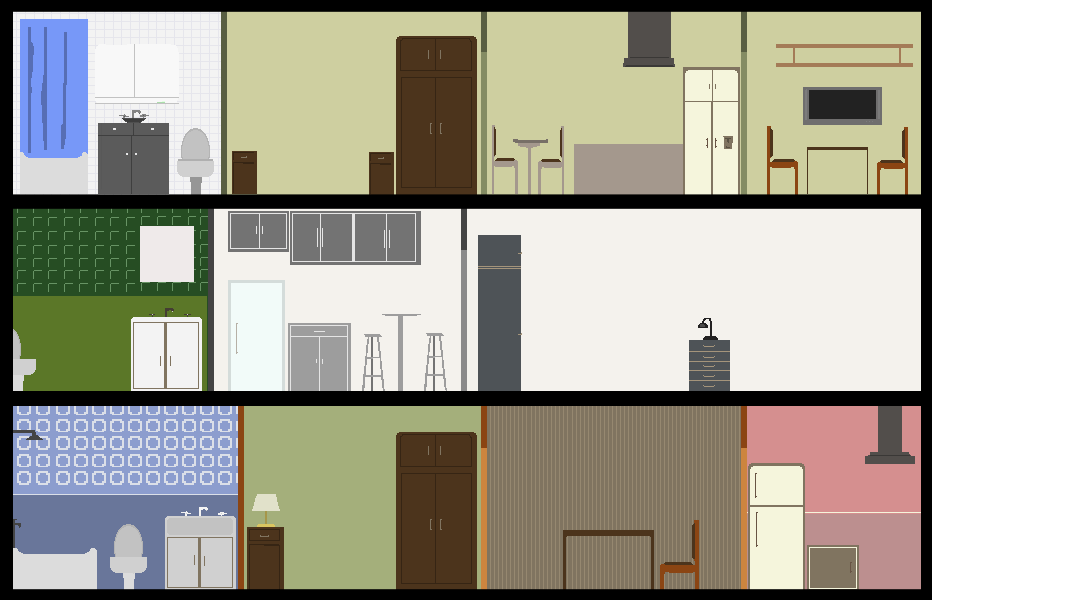
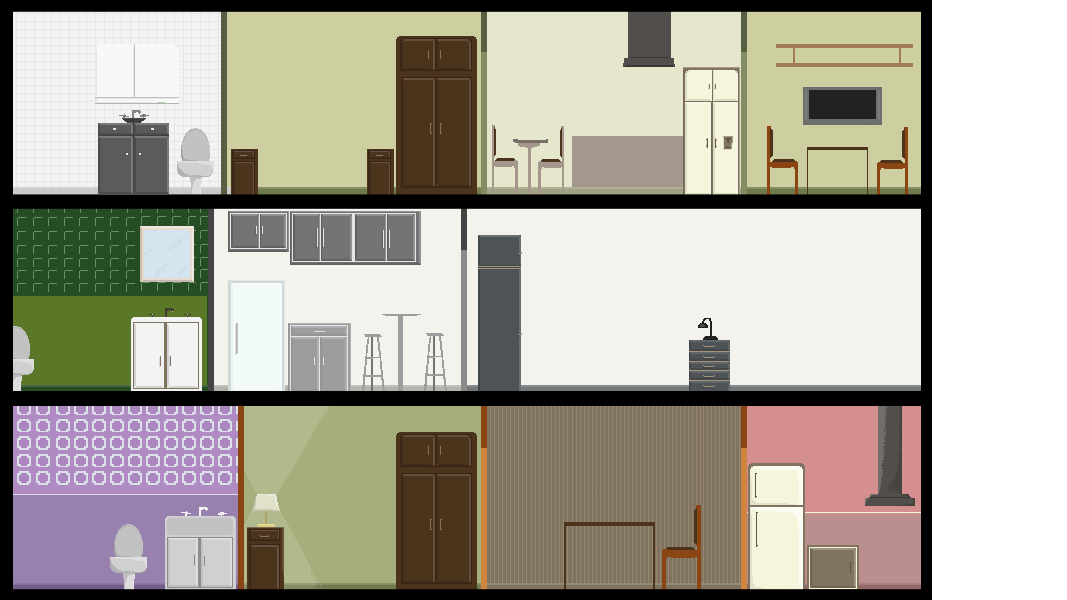
Revision of a layered (1067, 600) image; what changed, layer by layer:
renamed "Capa 10" to "Capa 24", painted on it over [left=13, top=11, right=921, bottom=195]
renamed "Capa 12" to "Capa 22", painted on it over [left=13, top=211, right=921, bottom=391]
renamed "Capa pegada" to "Capa 21", painted on it over [left=13, top=406, right=921, bottom=590]
